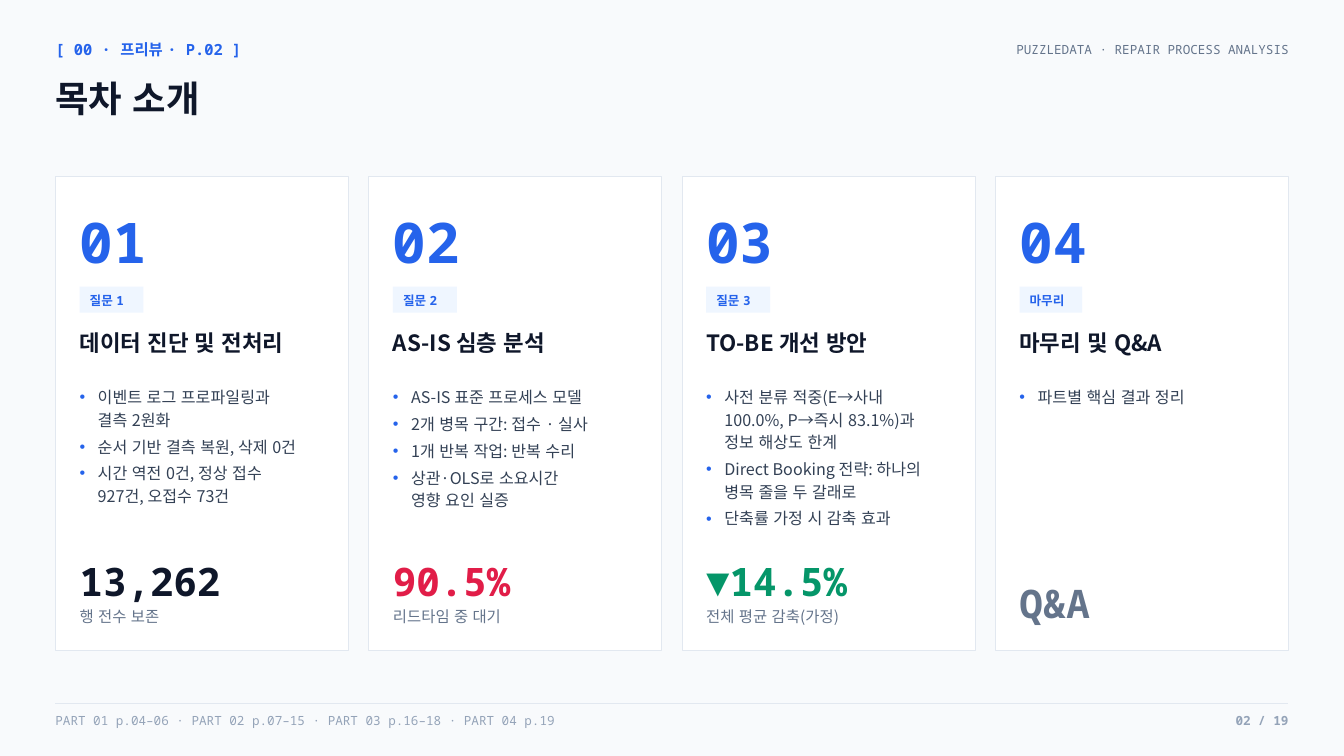
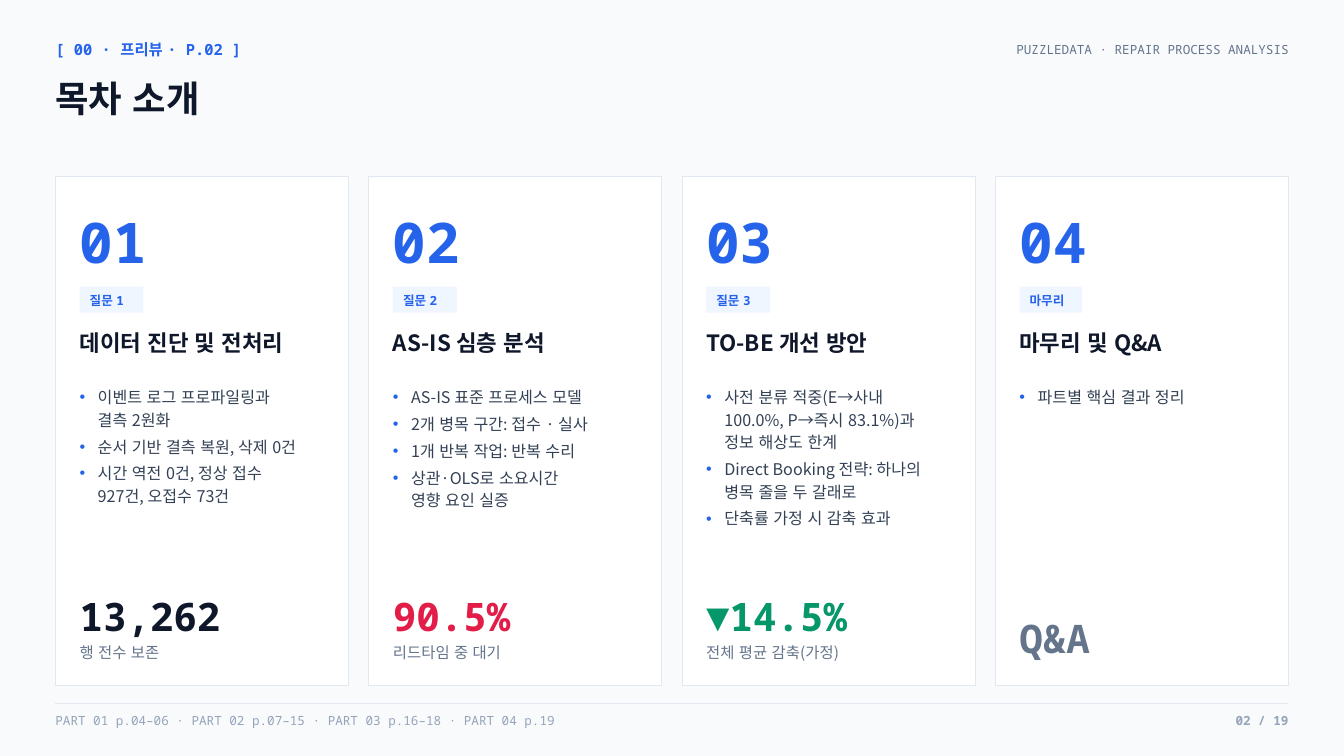
Before and after one commit to nus1245/puzzle_data, a slide deck: slide 2 of submission/puzzledata_repair_report.pptx. Drawn at 1344x756 pixels with LibreOffice and Linux fonts; fonts in the diff are those of the drawing. Boxes give left, top, right and bottom in pixels: in the first picture for what was removed or moved away, otherwise in the second. Text is boxed around its words. In the diff, an @@ line names an element or a change of style, - is before the commit and + after.

```diff
--- a/submission/puzzledata_repair_report.pptx
+++ b/submission/puzzledata_repair_report.pptx
@@ rectangle: place and size @@
-rectangle at [55, 176, 349, 650]
+rectangle at [55, 176, 349, 686]
@@ rectangle: place and size @@
-rectangle at [369, 176, 662, 650]
+rectangle at [369, 176, 662, 686]
@@ rectangle: place and size @@
-rectangle at [683, 176, 976, 650]
+rectangle at [683, 176, 976, 686]
@@ rectangle: place and size @@
-rectangle at [995, 176, 1289, 650]
+rectangle at [995, 176, 1289, 686]
@@ 4 texts: place and size @@
-4 texts at [80, 567, 1089, 625]
+4 texts at [80, 602, 1089, 661]
```
Also in this commit, not shown: 5 other slides changed, 11 other files.
